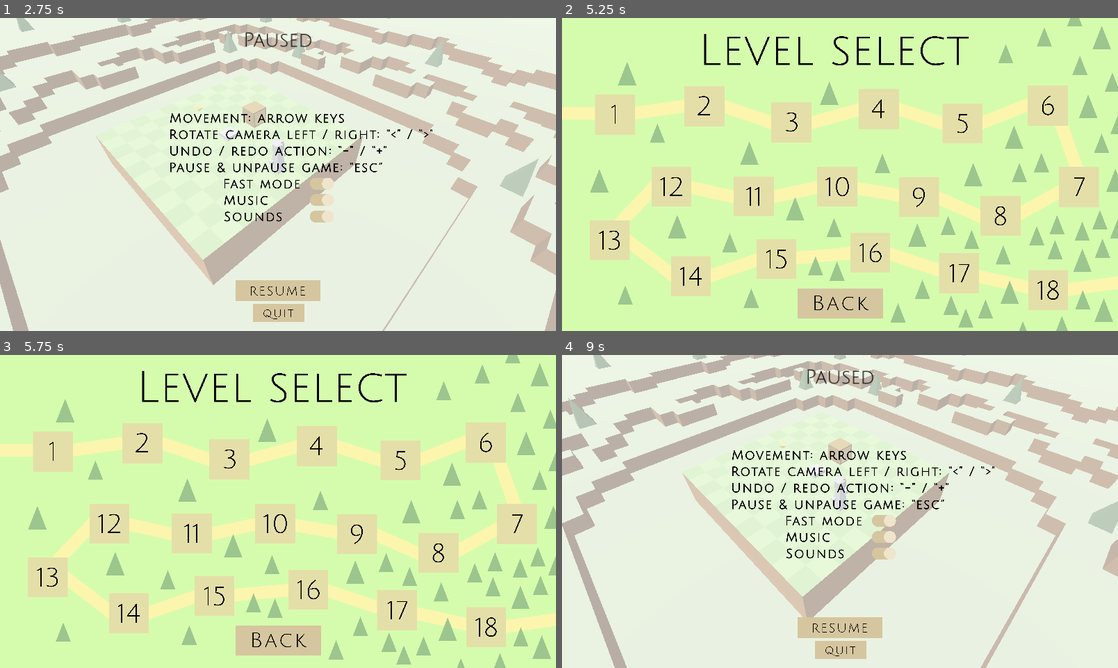
Above: before the commit, frames 1-4 (two rows, left to right).
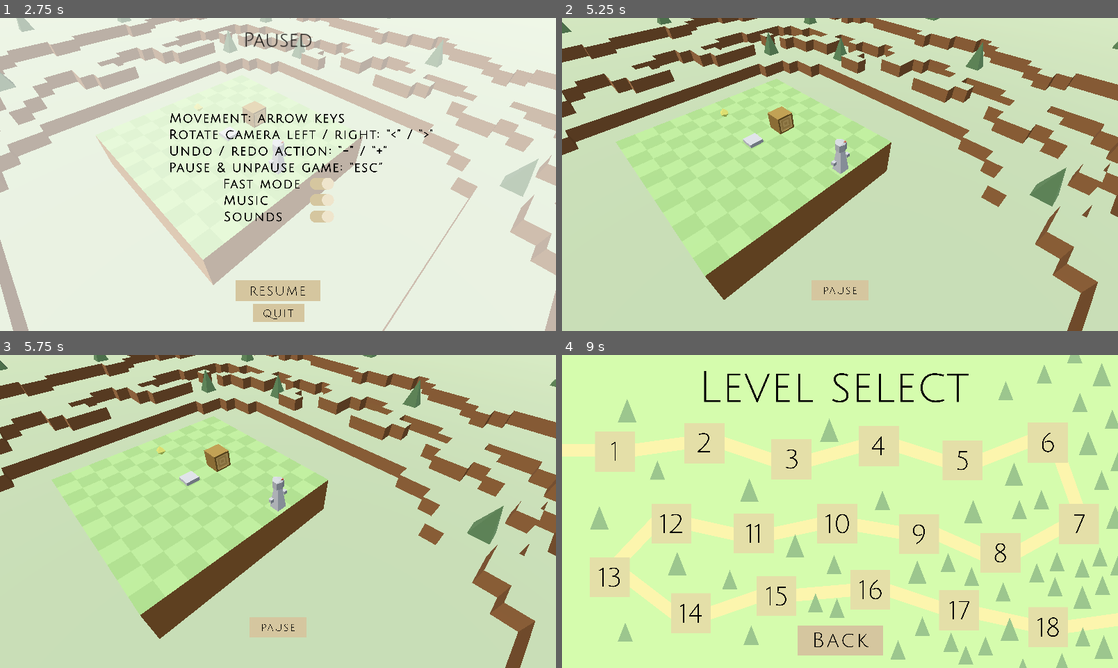
Above: after the commit, the same moments.

Repository: Jnight1104/Iso-Journey
Game: Godot game, scene res://Scenes/Main_menu.tscn
The game is run twice, just before and just after one commit, with the same random seed, the same clock (stepped at 60 frames per second) and the same inputs. The project has no main scene, so this scene is started directly.
Inputs (mouse positions are in pixels of both pictures, inside the frame that each line leads up to):
- Up to frame 1 (2.75 s): click (278, 224) at 0.5 s; click (55, 115) at 1.25 s; click (278, 290) at 2 s
- Up to frame 2 (5.25 s): click (840, 290) at 2.75 s; tap Enter at 3.5 s; move the mouse to (962, 158) at 3.52 s; hold Right (ui_right) 3.53-4.28 s; move the mouse to (728, 190) at 4.27 s; hold Down (ui_down) 4.28-5.03 s; tap Space at 5 s; move the mouse to (895, 105) at 5.02 s; hold Right (ui_right) from 5.03 s (still down)
- Up to frame 3 (5.75 s): keep holding Right (ui_right)
- Up to frame 4 (9 s): release Right (ui_right) at 5.75 s; click (617, 452) at 5.77 s; tap Enter at 6.5 s; move the mouse to (812, 574) at 6.52 s; hold Up (ui_up) 6.53-7.28 s; move the mouse to (1006, 558) at 7.27 s; hold Left (ui_left) 7.28-8.78 s; tap Escape (ui_escape) at 7.9 s; move the mouse to (673, 464) at 8.02 s; tap Space at 8.75 s; move the mouse to (867, 511) at 8.77 s; hold Down (ui_down) from 8.78 s (still down)

Frame 1 is identical in both runs. In frame 2, 83% of the frame differs, in the area x 0-100%, y 0-100%; in frame 3, 83%; in frame 4, 99%.

Commit message:
Finished pause menu fade and implemented win screen UI

Diff:
--- a/Scenes/Win_screen.tscn
+++ b/Scenes/Win_screen.tscn
@@ -1,8 +1,12 @@
-[gd_scene load_steps=3 format=3 uid="uid://wuqxfpxeqv0c"]
+[gd_scene load_steps=5 format=3 uid="uid://wuqxfpxeqv0c"]
 
 [ext_resource type="Script" path="res://Scripts/win_screen.gd" id="1_pja7c"]
+[ext_resource type="FontFile" uid="uid://cc6oei8kggppy" path="res://Assets/JuliusSansOne-Regular.ttf" id="2_pg3mm"]
+[ext_resource type="Texture2D" uid="uid://cphwld7amg7ru" path="res://Assets/Exit button.png" id="3_kij8u"]
 
 [sub_resource type="LabelSettings" id="LabelSettings_be3d6"]
+font = ExtResource("2_pg3mm")
+font_size = 39
 font_color = Color(0.176419, 0.176419, 0.176419, 1)
 
 [node name="Control" type="Control"]
@@ -16,27 +20,33 @@
 
 [node name="ColorRect" type="ColorRect" parent="."]
 layout_mode = 0
-offset_left = 319.0
-offset_top = 186.0
-offset_right = 856.0
-offset_bottom = 513.0
+offset_left = 312.0
+offset_top = 157.0
+offset_right = 840.0
+offset_bottom = 484.0
 color = Color(1, 1, 1, 0.6)
 
 [node name="Label" type="Label" parent="."]
 layout_mode = 0
-offset_left = 552.0
-offset_top = 287.0
-offset_right = 641.0
-offset_bottom = 317.0
-text = "You win!"
+offset_left = 418.0
+offset_top = 192.0
+offset_right = 734.0
+offset_bottom = 235.0
+text = "Level complete!"
 label_settings = SubResource("LabelSettings_be3d6")
+horizontal_alignment = 1
+vertical_alignment = 1
 
 [node name="Exit" type="Button" parent="."]
 layout_mode = 0
-offset_left = 499.0
-offset_top = 412.0
-offset_right = 676.0
-offset_bottom = 477.0
-text = "Exit"
+offset_left = 520.0
+offset_top = 416.0
+offset_right = 1704.0
+offset_bottom = 832.0
+scale = Vector2(0.095, 0.095)
+icon = ExtResource("3_kij8u")
+flat = true
 
 [connection signal="button_up" from="Exit" to="." method="_exit_button_pressed"]
+[connection signal="mouse_entered" from="Exit" to="." method="_exit_mouse_entered"]
+[connection signal="mouse_exited" from="Exit" to="." method="_exit_mouse_exited"]
--- a/Scripts/pause_menu.gd
+++ b/Scripts/pause_menu.gd
@@ -25,7 +25,7 @@
 			resume()
 	transparency.a = lerp(transparency.a, transparency_target, TRANSPARENCY_SCALE * delta)
 	$Pause_screen_ui.set_modulate(transparency)
-	print(transparency)
+
 
 # Pauses the game on pause button pressed
 func _pause_button_pressed():
@@ -45,12 +45,16 @@
 	global.paused = true
 	transparency_target = FADE_IN
 	$Pause.hide()
+	$Pause_screen_ui/Resume.set_disabled(false)
+	$Pause_screen_ui/Quit.set_disabled(false)
 
 
 # Function for resuming the game
 func resume():
 	global.paused = false
 	transparency_target = FADE_OUT
+	$Pause_screen_ui/Resume.set_disabled(true)
+	$Pause_screen_ui/Quit.set_disabled(true)
 	$Pause.show()
 
 
--- a/Scripts/win_screen.gd
+++ b/Scripts/win_screen.gd
@@ -1,4 +1,7 @@
 extends Control
+
+const TRANSPARENT: Color = Color(1, 1, 1, 1)
+const DARKENED: Color = Color(0.9, 0.9, 0.9, 1)
 
 
 # Called when the node enters the scene tree for the first time.
@@ -12,3 +15,11 @@
 
 func _exit_button_pressed():
 	get_tree().change_scene_to_file("res://Scenes/Level_select_menu.tscn")
+
+
+func _exit_mouse_entered():
+	$Exit.set_modulate(DARKENED)
+
+
+func _exit_mouse_exited():
+	$Exit.set_modulate(TRANSPARENT)
Binary file added: Assets/Exit button.png
Not shown, added: Assets/Exit button.png.import
